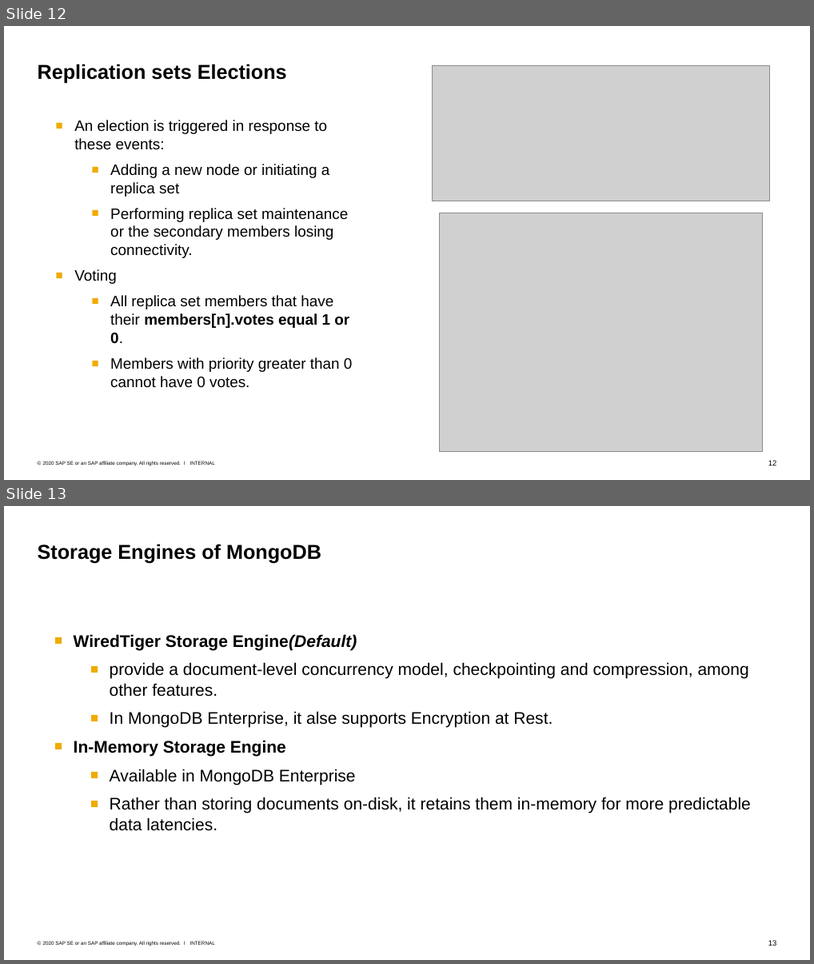
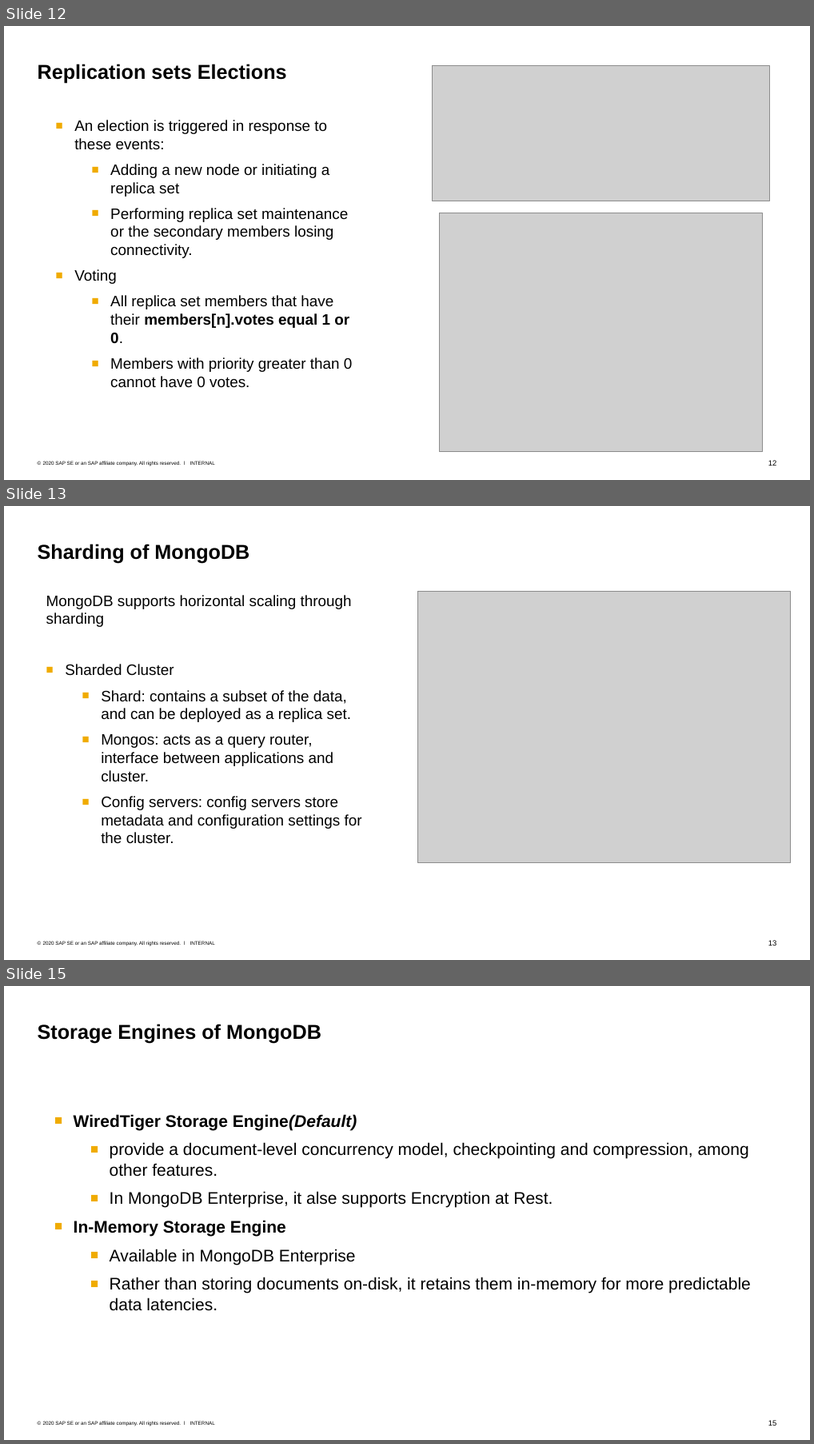
Before and after one commit to Voidkai/Survey_on_NoSQL, a slide deck: NoSQL/The_survey_on_MongoDB.pptx. Shown one above the other, each under a label of ours: slides 12 and 13 before the commit, slides 12, 13 and 15 after it; the slides between them are not shown. The pictures are 814x964 and 814x1444 pixels, drawn with LibreOffice and Linux fonts; fonts in the diff are those of the drawing; grey boxes stand for pictures. Boxes give left, top, right and bottom in pixels: in the first picture for what was removed or moved away, otherwise in the second. Text is boxed around its words. In the diff, an @@ line names an element or a change of style, - is before the commit and + after.

```diff
--- a/NoSQL/The_survey_on_MongoDB.pptx
+++ b/NoSQL/The_survey_on_MongoDB.pptx
@@ slide 13 added at [4,506,810,960], background #FFFFFF; not listed: 3 template elements that a slide beside it also shows @@
@@ title added at [38,544,250,564], 24 pt, text #000000, bold @@
+Sharding of MongoDB
@@ text added at [46,595,362,844], 18 pt, text #000000 @@
+MongoDB supports horizontal scaling through sharding
+■ Sharded Cluster
+  ■ Shard: contains a subset of the data, and can be deployed as a replica set.
+  ■ Mongos: acts as a query router, interface between applications and cluster.
+  ■ Config servers: config servers store metadata and configuration settings for the cluster.
@@ picture added at [418,591,791,862] @@
@@ what was slide 13 is now slide 15 @@
```
Also in this commit, not shown: 2 slides changed, 7 other slides added, 18 slides removed.
